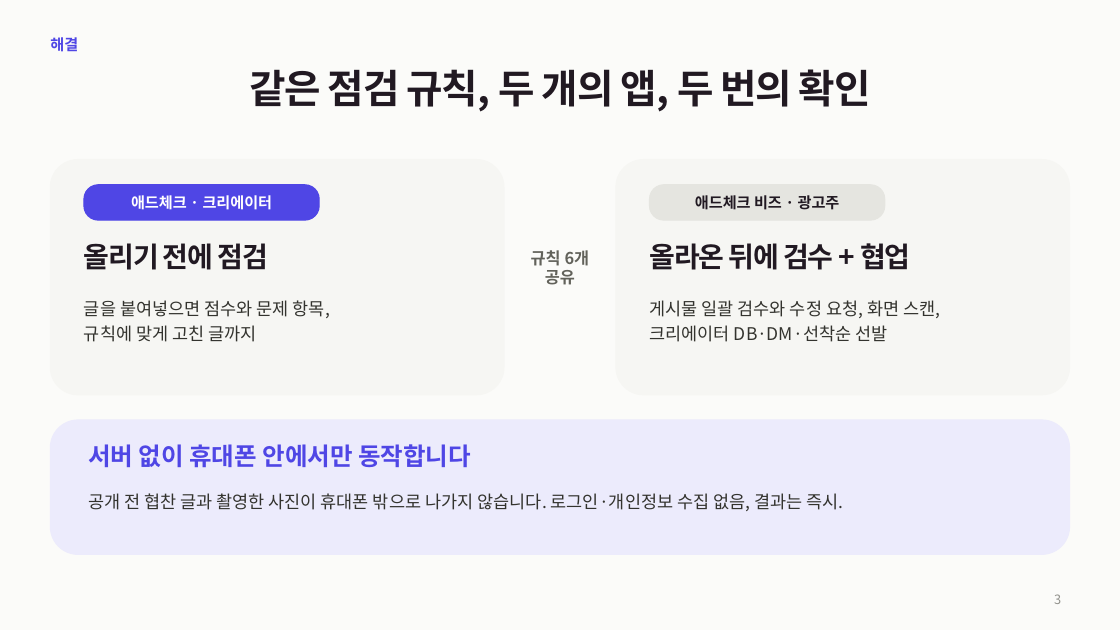
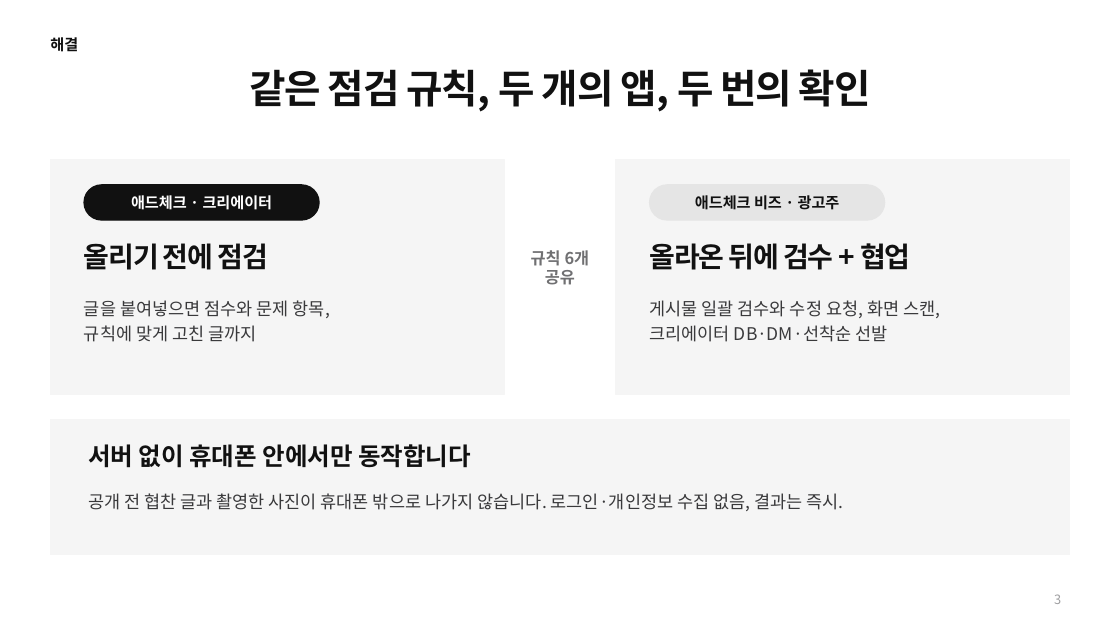
Before and after one commit to lee-changyeon/adcheck-vibethon, a slide deck: slide 3 of docs/발표/애드체크_발표.pptx. Drawn at 1120x630 pixels with LibreOffice and Linux fonts; fonts in the diff are those of the drawing. Boxes give left, top, right and bottom in pixels: in the first picture for what was removed or moved away, otherwise in the second. Text is boxed around its words. In the diff, an @@ line names an element or a change of style, - is before the commit and + after.

```diff
--- a/docs/발표/애드체크_발표.pptx
+++ b/docs/발표/애드체크_발표.pptx
@@ background #FBFBF9 to #FFFFFF @@
@@ text "해결" at (50, 37, 78, 52): text colour #4F46E5 to #111111 @@
@@ rectangle at (50, 160, 504, 395): rounded rectangle to rectangle; fill #F6F6F3 to #F5F5F5; outline #F6F6F3 1 pt to #F5F5F5 1 pt @@
@@ rectangle at (616, 160, 1070, 395): rounded rectangle to rectangle; fill #F6F6F3 to #F5F5F5; outline #F6F6F3 1 pt to #F5F5F5 1 pt @@
@@ rounded rectangle at (84, 185, 319, 220): fill #4F46E5 to #111111; outline #4F46E5 1 pt to #111111 1 pt; proportions changed @@
@@ rounded rectangle at (649, 185, 885, 220): fill #E5E5E0 to #E5E5E5; outline #E5E5E0 1 pt to #E5E5E5 1 pt; proportions changed @@
@@ text colour #211922 to #111111 in 4 elements at (249, 69, 871, 112), (84, 243, 267, 270), (695, 195, 840, 210), (650, 243, 910, 270) @@
@@ text "규칙 6개" at (531, 250, 590, 285): text colour #62625B to #707072 @@
@@ rectangle at (50, 420, 1070, 555): rounded rectangle to rectangle; fill #ECEBFC to #F5F5F5; outline #ECEBFC 1 pt to #F5F5F5 1 pt @@
@@ text "서버 없이 휴대폰 안에서만 동작합니다" at (88, 444, 471, 468): text colour #4F46E5 to #111111 @@
@@ page number at (1054, 594, 1061, 604): text colour #91918C to #9E9EA0 @@
```
Also in this commit, not shown: 9 other slides changed, 2 other files.
